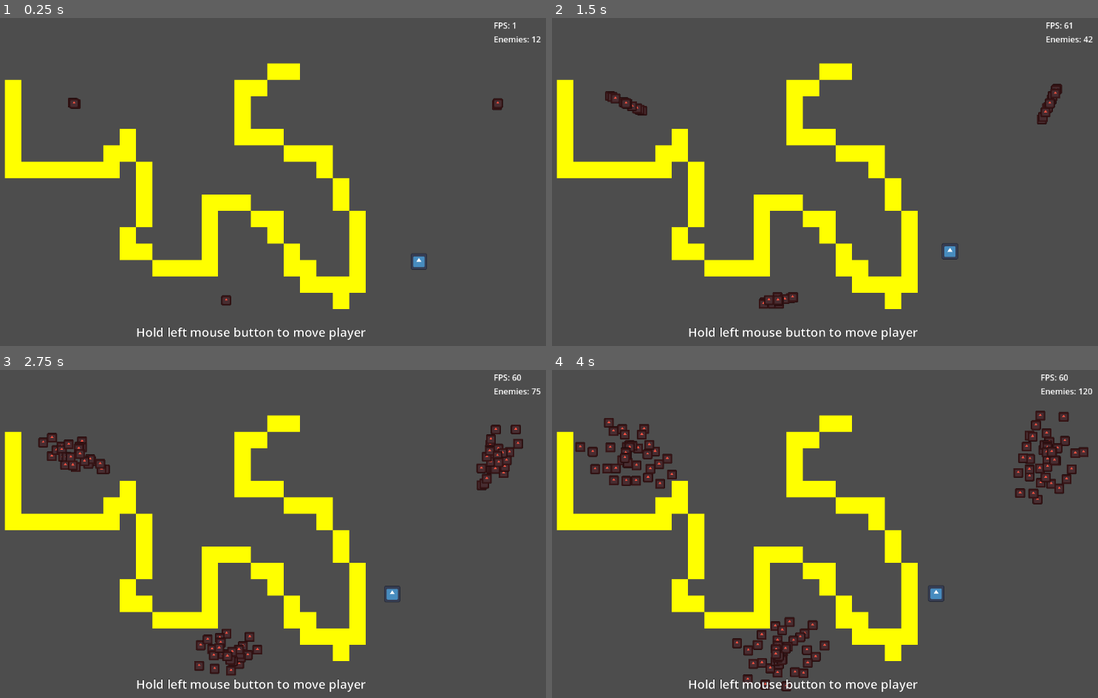
Above: before the commit, frames 1-4 (two rows, left to right).
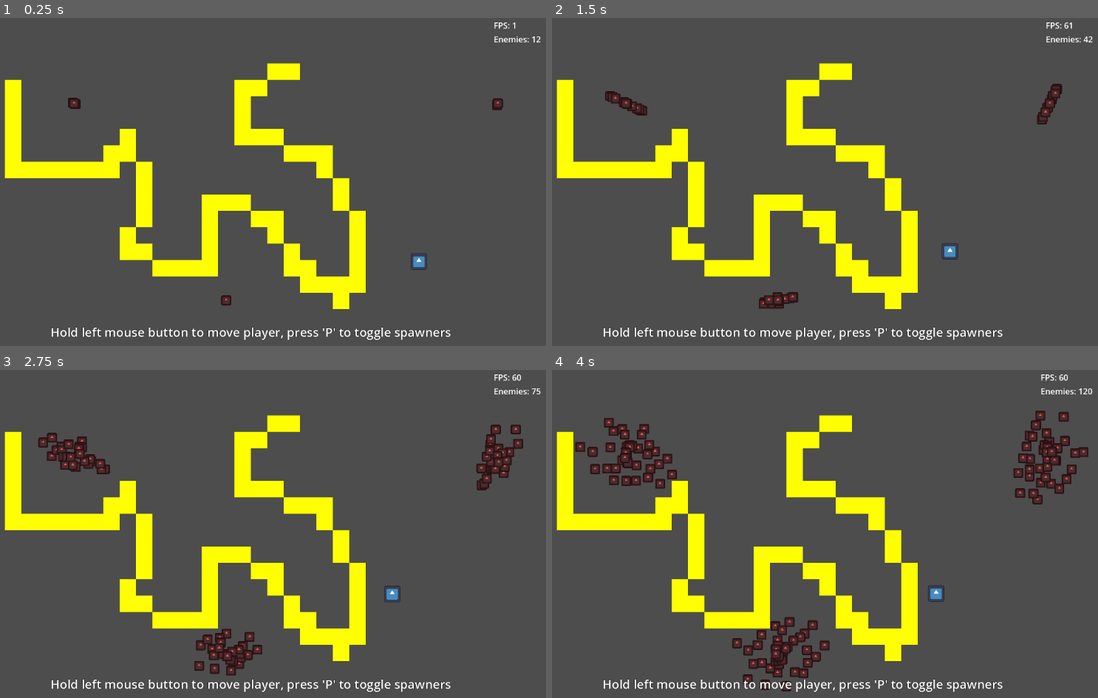
Above: after the commit, the same moments.

Repository: Griiimon/Manymies
Game: Godot game, scene res://main.tscn
The game is run twice, just before and just after one commit, with the same random seed, the same clock (stepped at 60 frames per second) and the same inputs. The engine's default icon, where the game draws it, is replaced by a stand-in: a white triangle on a blue panel in a dark square.
Inputs (mouse positions are in pixels of both pictures, inside the frame that each line leads up to):
- Up to frame 1 (0.25 s): no input
- Up to frame 2 (1.5 s): tap P (pause_spawner) at 0.5, 1.25 s; move the mouse to (934, 162) at 0.52 s; click (934, 162) at 0.67 s; move the mouse to (683, 195) at 1.27 s; click (683, 195) at 1.42 s
- Up to frame 3 (2.75 s): tap P (pause_spawner) at 2 s; move the mouse to (311, 458) at 2.02 s; click (311, 458) at 2.17 s
- Up to frame 4 (4 s): tap P (pause_spawner) at 2.75, 3.5 s; move the mouse to (775, 599) at 2.77 s; click (775, 599) at 2.92 s; move the mouse to (977, 583) at 3.52 s; click (977, 583) at 3.67 s

The runs differ from the first frame. In frame 1, 1.1% of the frame differs, in the area x 9-83%, y 94-99%; in frame 2, 1.1%; in frame 3, 1.1%; in frame 4, 1.1%.

Commit message:
update help label

Diff:
--- a/ui.tscn
+++ b/ui.tscn
@@ -44,7 +44,7 @@
 grow_vertical = 0
 theme_override_constants/margin_bottom = 10
 
-[node name="Label" type="Label" parent="MarginContainer2"]
+[node name="Label Help" type="Label" parent="MarginContainer2"]
 layout_mode = 2
-text = "Hold left mouse button to move player"
+text = "Hold left mouse button to move player, press 'P' to toggle spawners"
 label_settings = SubResource("LabelSettings_10vpg")
